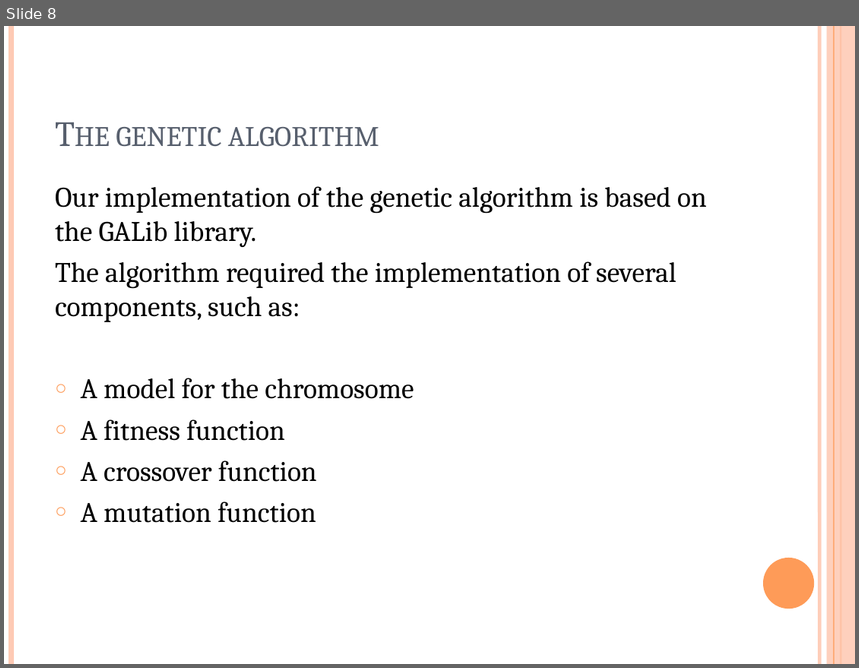
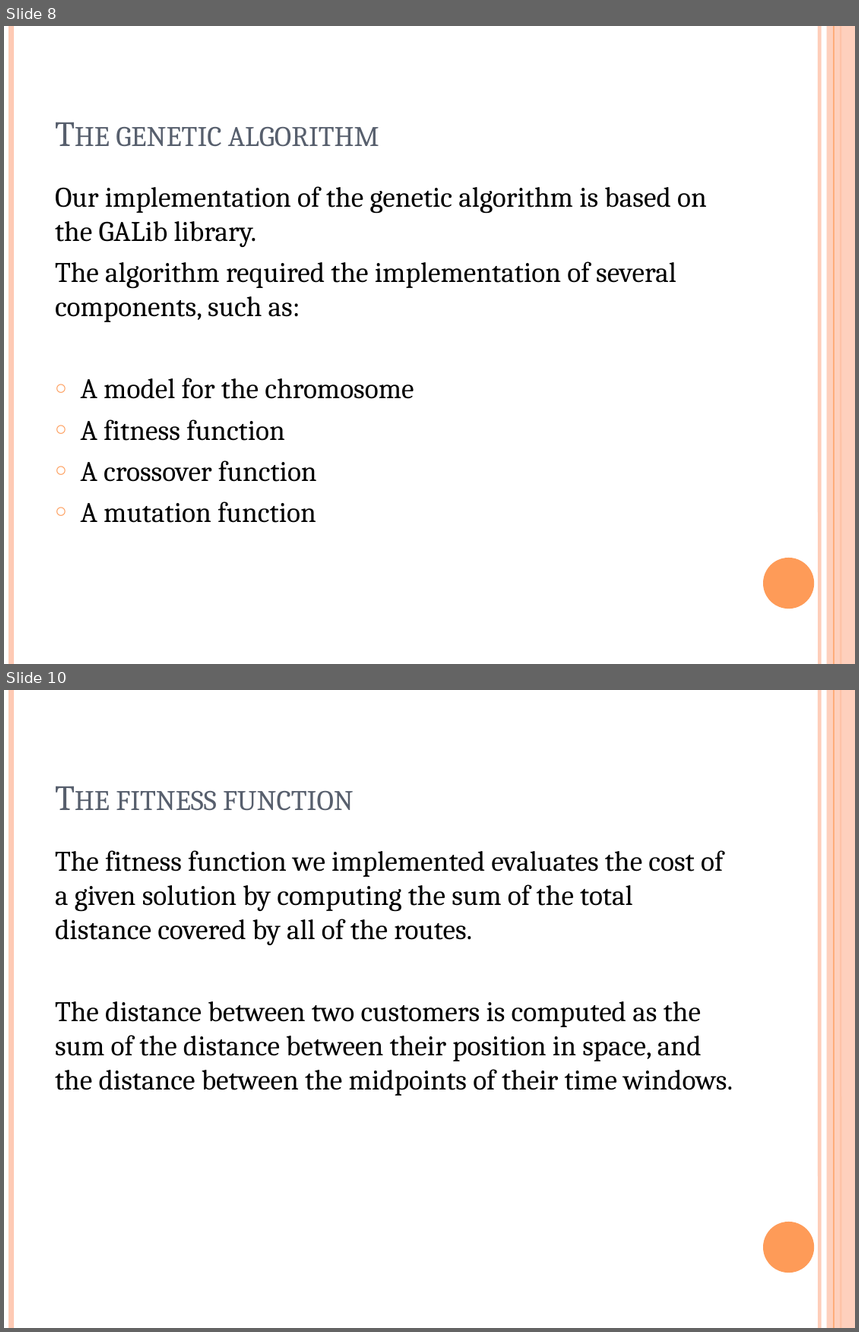
Before and after one commit to matteougolotti/OMA-Assignment, a slide deck: Documenti/OMA ASSIGNMENT 2014.pptx. Shown one above the other, each under a label of ours: slide 8 before the commit, slides 8 and 10 after it; the slides between them are not shown. The pictures are 859x668 and 859x1332 pixels, drawn with LibreOffice and Linux fonts; fonts in the diff are those of the drawing. Boxes give left, top, right and bottom in pixels: in the first picture for what was removed or moved away, otherwise in the second. Text is boxed around its words. In the diff, an @@ line names an element or a change of style, - is before the commit and + after.

```diff
--- a/Documenti/OMA ASSIGNMENT 2014.pptx
+++ b/Documenti/OMA ASSIGNMENT 2014.pptx
@@ slide 10 added at bbox=[4, 690, 855, 1328], background #FFFFFF; not listed: 6 template elements that a slide beside it also shows @@
@@ title added at bbox=[116, 791, 354, 811], 30 pt, text #575F6D, small capitals @@
+The fitness function
@@ text added at bbox=[55, 850, 733, 1096], 24 pt, text #000000 @@
+The fitness function we implemented evaluates the cost of a given solution by computing the sum of the total distance covered by all of the routes.
+The distance between two customers is computed as the sum of the distance between their position in space, and the distance between the midpoints of their time windows.
```
Also in this commit, not shown: 6 other slides added.
